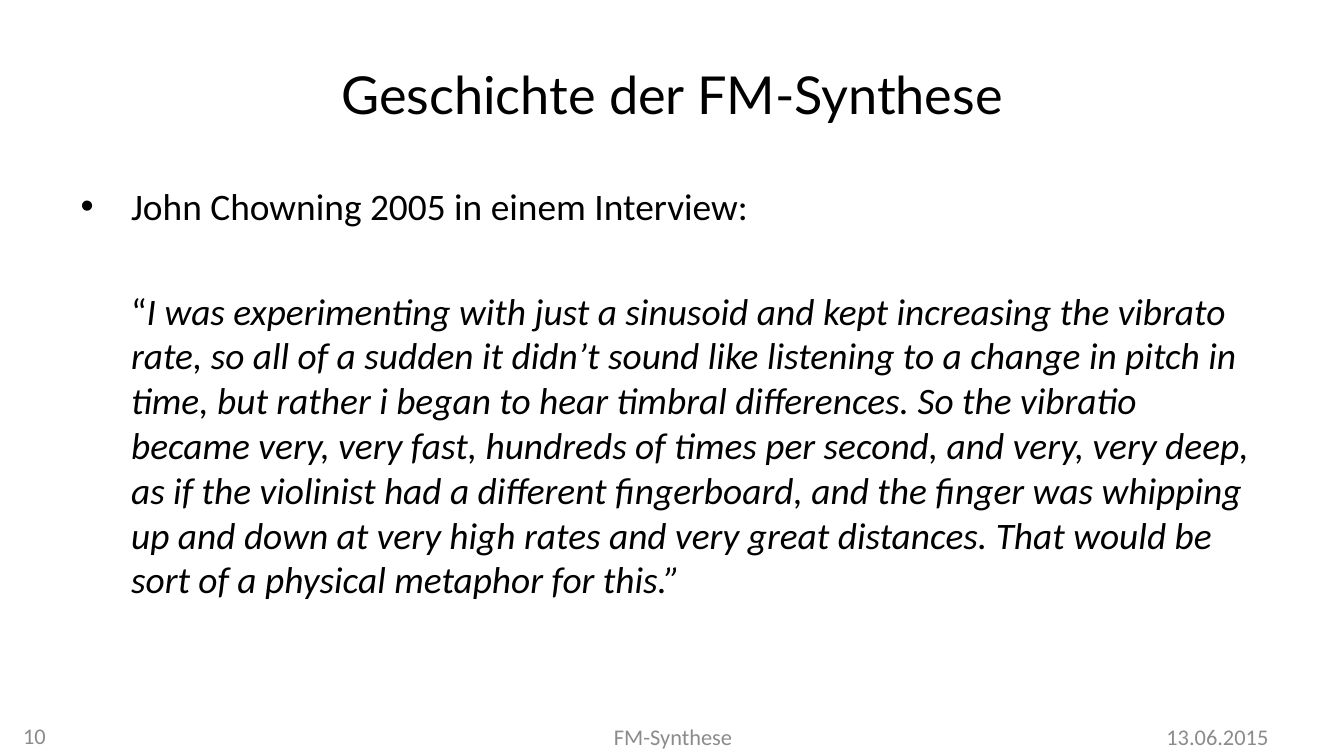
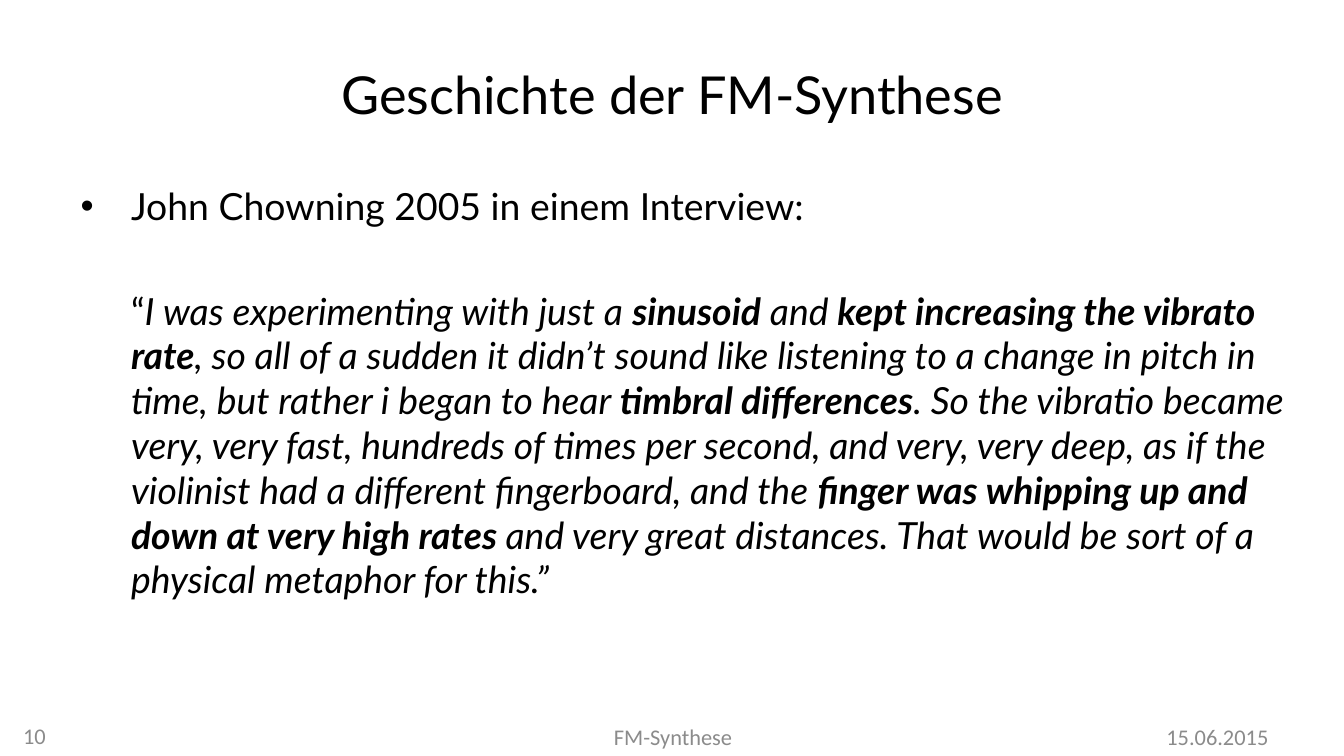
Before and after one commit to MBulli/VSeminar, a slide deck: slide 10 of Praesentation/FMSynthese-Julius.pptx. Drawn at 1344x756 pixels with LibreOffice and Linux fonts; fonts in the diff are those of the drawing; background and template pictures are left out. Boxes give left, top, right and bottom in pixels: in the first picture for what was removed or moved away, otherwise in the second. Text is boxed around its words. In the diff, an @@ line names an element or a change of style, - is before the commit and + after.

```diff
--- a/Praesentation/FMSynthese-Julius.pptx
+++ b/Praesentation/FMSynthese-Julius.pptx
@@ text "John Chowning 2005 in einem ..." at [131,192,1284,600]: font Calibri to Lato; bold on in "sinusoid kept increasing the vibrato rate, timbral ..." @@
@@ text at [1166,730,1268,745]: text changed @@
-13.06.2015
+15.06.2015
```
Also in this commit, not shown: 10 other slides changed, 12 slides added, 1 other file.
